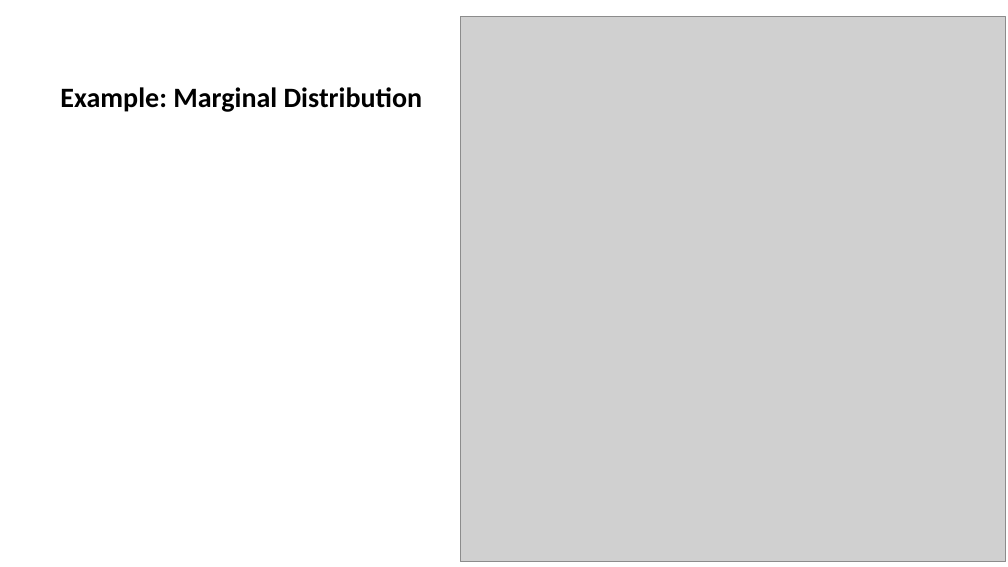
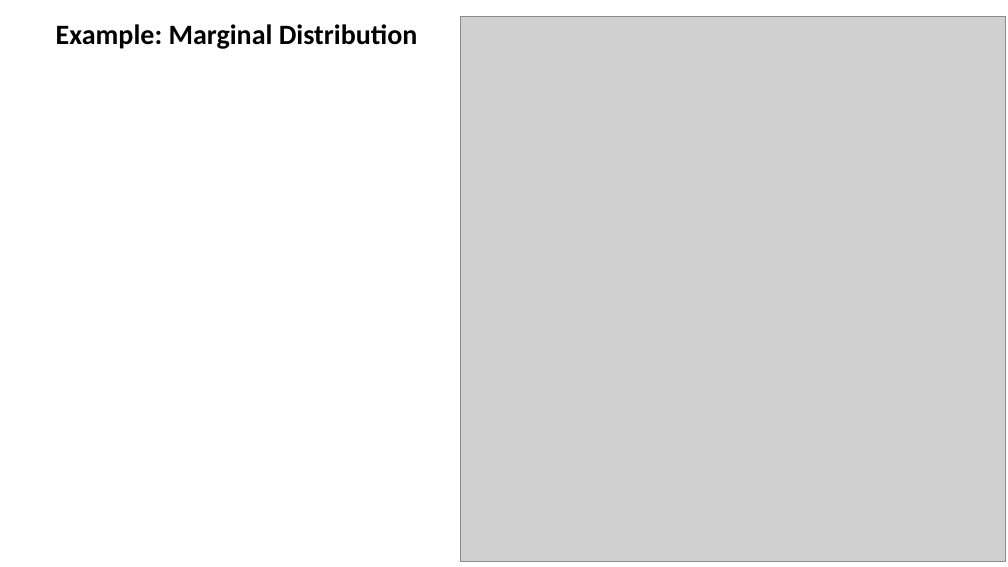
Before and after one commit to StephenElston/CSCI-E25, a slide deck: slide 43 of SupplementaryMaterial/ConditionalProbability_WhenOneThingDependsOnAother.pptx. Drawn at 1008x567 pixels with LibreOffice and Linux fonts; fonts in the diff are those of the drawing; grey boxes stand for pictures. Boxes give left, top, right and bottom in pixels: in the first picture for what was removed or moved away, otherwise in the second. Text is boxed around its words. In the diff, an @@ line names an element or a change of style, - is before the commit and + after.

```diff
--- a/SupplementaryMaterial/ConditionalProbability_WhenOneThingDependsOnAother.pptx
+++ b/SupplementaryMaterial/ConditionalProbability_WhenOneThingDependsOnAother.pptx
@@ title "Example: Marginal Distribution" moved from (x1=60, y1=87, x2=423, y2=112) to (x1=56, y1=24, x2=418, y2=49) @@
```
Also in this commit, not shown: 4 slides added.
